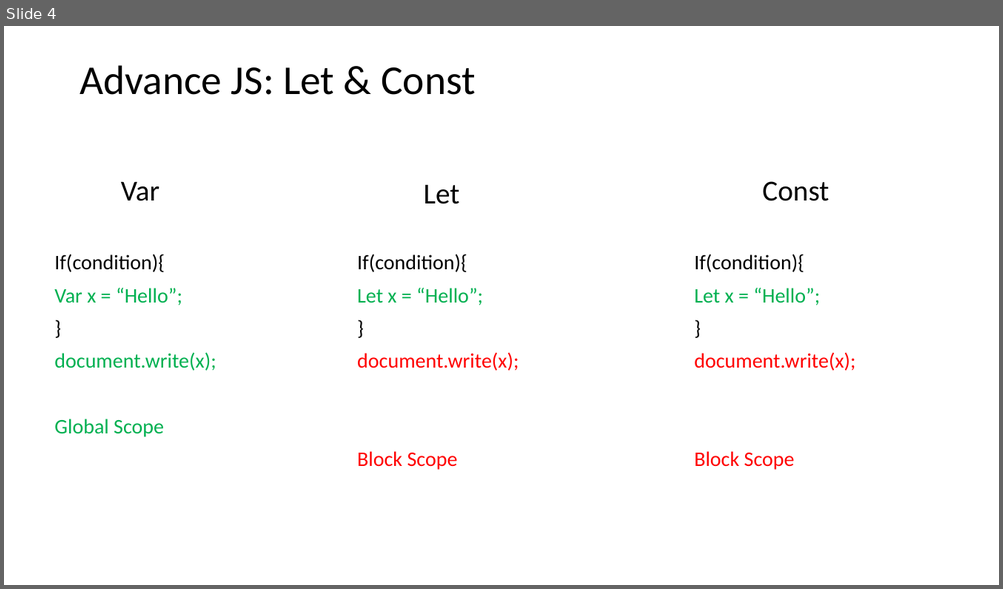
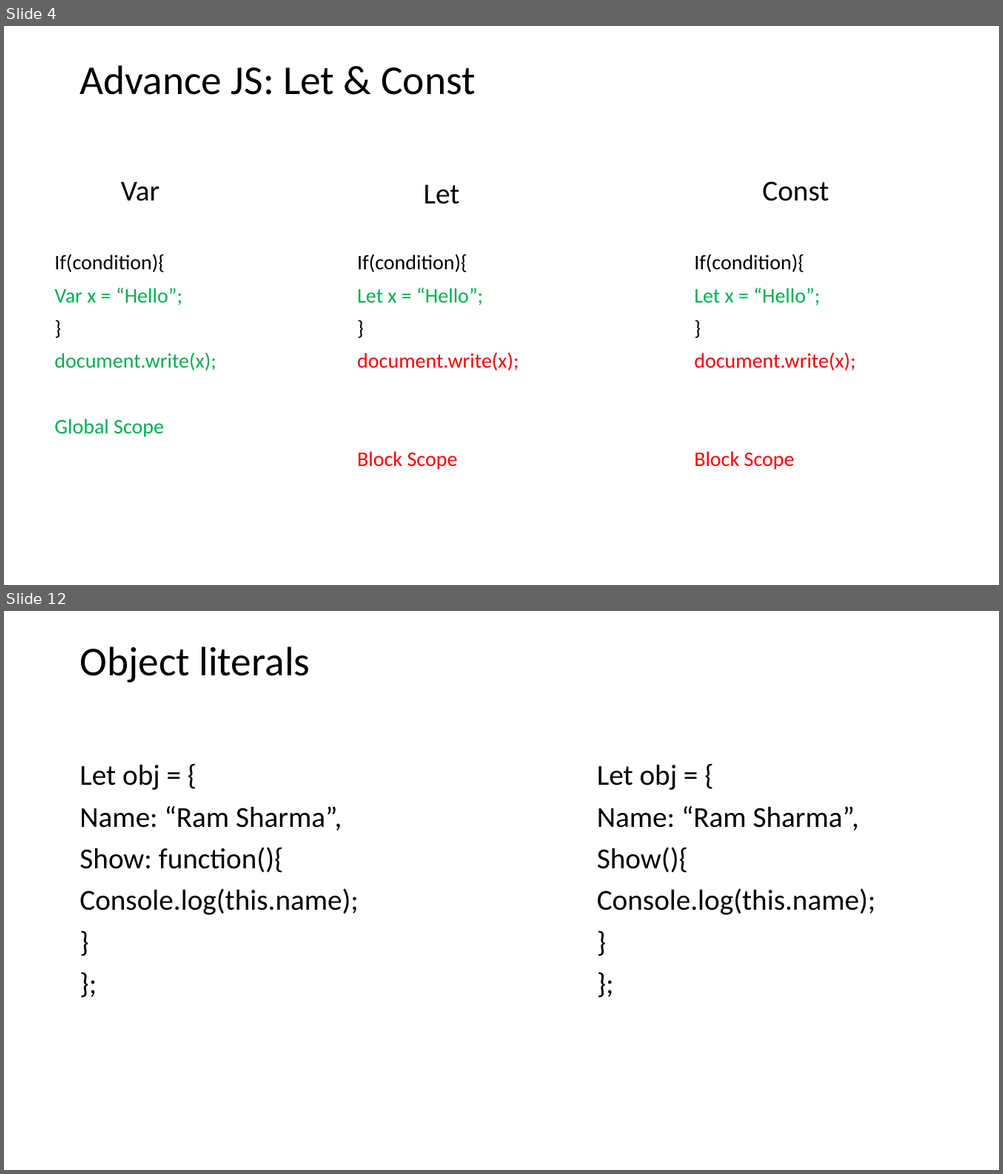
Before and after one commit to PiyushChaturvedii/batch03, a slide deck: History of JS.pptx. Shown one above the other, each under a label of ours: slide 4 before the commit, slides 4 and 12 after it; the slides between them are not shown. The pictures are 1003x589 and 1003x1174 pixels, drawn with LibreOffice and Linux fonts; fonts in the diff are those of the drawing. Boxes give left, top, right and bottom in pixels: in the first picture for what was removed or moved away, otherwise in the second. Text is boxed around its words. In the diff, an @@ line names an element or a change of style, - is before the commit and + after.

```diff
--- a/History of JS.pptx
+++ b/History of JS.pptx
@@ slide 12 added at bbox=[4, 611, 999, 1170], background #FFFFFF @@
@@ title added at bbox=[79, 647, 310, 683], 39.6 pt, text #000000 @@
+Object literals
@@ text added at bbox=[79, 764, 358, 915], 28 pt, text #000000 @@
+Let obj = {
+Name: “Ram Sharma”,
+Show: function(){
+Console.log(this.name);
+}
+};
@@ text added at bbox=[597, 764, 875, 915], 28 pt, text #000000 @@
+Let obj = {
+Name: “Ram Sharma”,
+Show(){
+Console.log(this.name);
+}
+};
```
Also in this commit, not shown: 45 other slides added, 1 other file.
